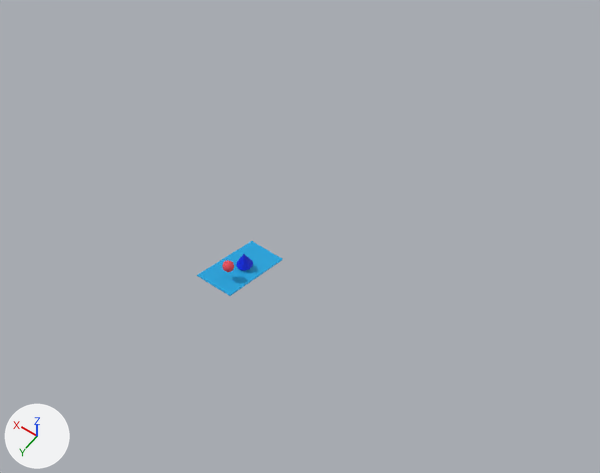
The FBX model android/assets/entities/testScene/testScene.fbx as it was, and as the next commit left it.
Both versions are drawn from a camera (50 mm lens) standing at (-11.92, 17.29, 23.64) and looking at (-0.68, 1.55, -1.09). Every picture has the same lights, and +X, +Y and +Z are marked at lower left. Where no turn or scale is listed for an object, it has been applied to the vertices.

Objects in the first picture: 'cone_model', 'ramp_model', 'sphere_model'.
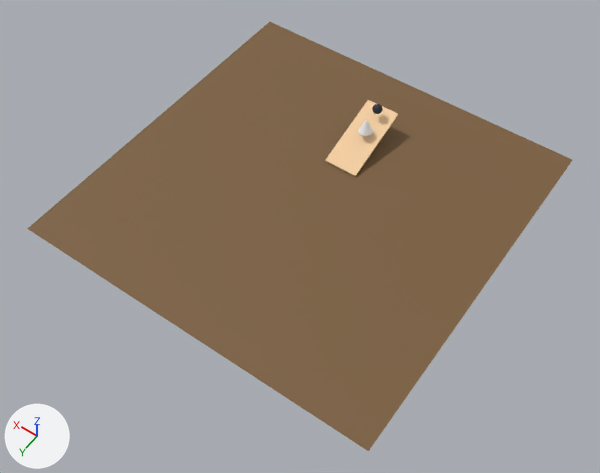
Commit message: Turn testScene Into Level for SphereState

Boxes (x1, y1, x2, y2) around the edits, measured in the pictures (600 x 473 px):
'floor_model', added (brown): after (27, 22, 572, 451)
'ramp_model', recoloured, moved, turned: before (197, 241, 283, 296); after (325, 100, 398, 176)
'cone_model', recoloured, moved: before (236, 254, 253, 271); after (358, 120, 373, 136)
'sphere_model', moved: before (222, 260, 234, 272); after (372, 104, 382, 114)

Edits to the bpy script that builds the scene:
```text
Change mat_material:
    mat_material.base_color: (0.00942, 0.409, 0.8) -> (0.93, 0.628, 0.357)  # cyan #18abe7 -> beige #f7d0a1
Change mat_material_001:
    mat_material_001.base_color: (0.0, 0.0186, 0.8) -> (1.0, 1.0, 1.0)  # blue #0025e7 -> white #ffffff
Add mat_material_005:
    mat_material_005 = principled_material('Material.005')
    mat_material_005.base_color = (0.198, 0.112, 0.0452)  # brown #7b5e3c
    mat_material_005.roughness = 0.69
Add me_floor_model:
    me_floor_model.from_pydata([(-7.5, -7.5, 0.0), (7.5, -7.5, 0.0), (-7.5, 7.5, 0.0), (7.5, 7.5, 0.0)], [], [(0, 1, 3, 2)])
    me_floor_model.materials.append(mat_material_005)  # brown #7b5e3c
Change ob_ramp_model:
    ob_ramp_model.location: (-0.28, 4.54, -0.02) -> (-0.28, -3.22, 0.04)
    ob_ramp_model.rotation_euler: (0.389, 0.0, 0.0) -> (2.841, 0.0, 0.0)  # degrees (22, 0, 0) -> degrees (163, 0, 0)
Change ob_cone_model:
    ob_cone_model.location: (-0.37, 4.45, 0.44) -> (-0.37, -3.31, 0.68)
Change ob_sphere_model:
    ob_sphere_model.location: (-0.33, 5.23, 0.86) -> (-0.33, -4.18, 0.86)
Add ob_floor_model:
    ob_floor_model = bpy.data.objects.new('floor_model', me_floor_model)
    ob_floor_model.location = (0.0, 0.0, -0.5)
```
